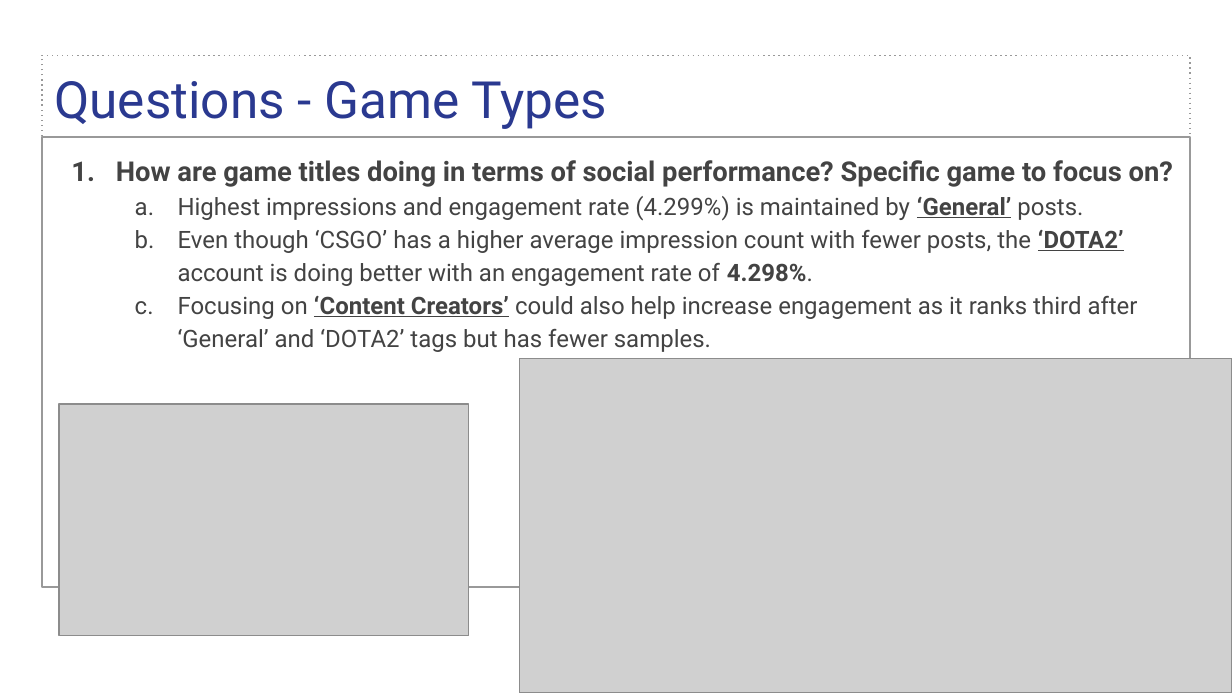
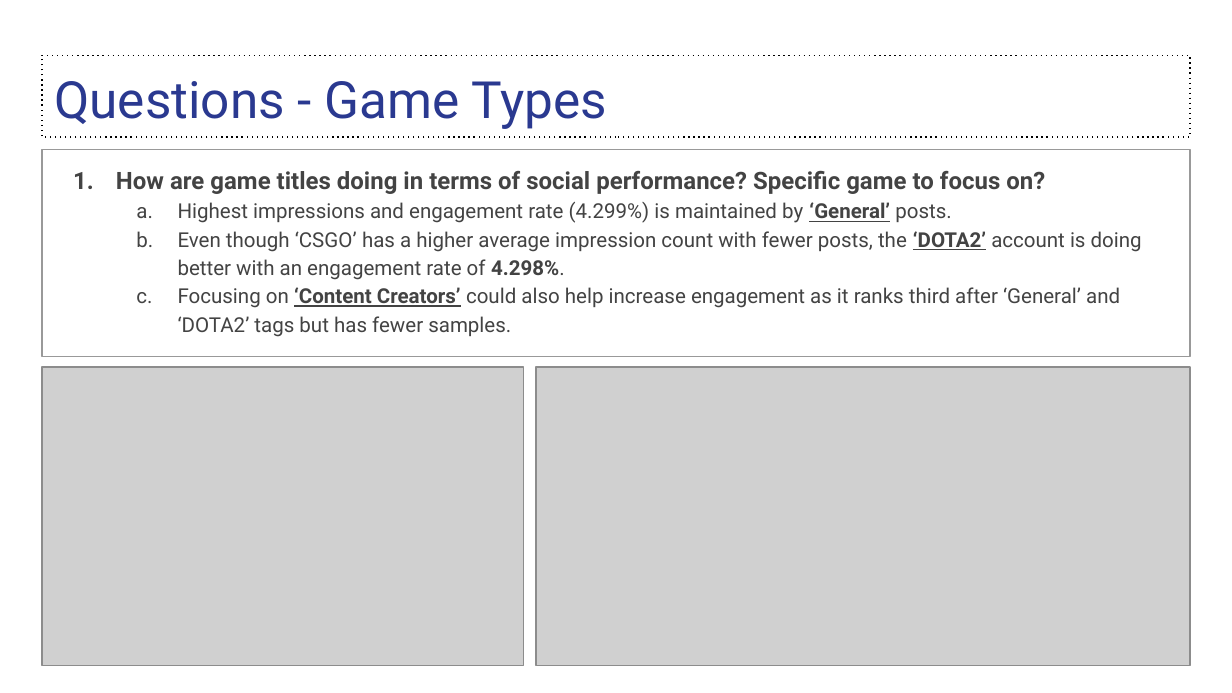
Before and after one commit to sidthakur08/EGxGeniusLeague, a slide deck: slide 8 of DA/EG Data Analysis Assessment .pptx. Drawn at 1232x693 pixels with LibreOffice and Linux fonts; fonts in the diff are those of the drawing; grey boxes stand for pictures. Boxes give left, top, right and bottom in pixels: in the first picture for what was removed or moved away, otherwise in the second. Text is boxed around its words. In the diff, an @@ line names an element or a change of style, - is before the commit and + after.

```diff
--- a/DA/EG Data Analysis Assessment .pptx
+++ b/DA/EG Data Analysis Assessment .pptx
@@ title "Questions - Game Types" at bbox=[42, 55, 1190, 137]: outline #999999 0.75 pt dashed to #000000 0.75 pt dashed @@
@@ text "How are game titles doing ...": place and size @@
-text "How are game titles doing ..." at bbox=[42, 137, 1190, 586]
+text "How are game titles doing ..." at bbox=[42, 149, 1190, 356]
@@ text "How are game titles doing ..." at bbox=[42, 149, 1190, 356]: size 16 to 14 pt in "How are game titles doing in terms ..."; size 14 to 12 pt in "Highest impressions and engagement rate (4.299%) is ...", "Even though ‘CSGO’ has a higher average ...", "Focusing on ‘Content Creators’ could also help ..."; indent changed @@
@@ picture: place and size @@
-picture at bbox=[59, 404, 469, 636]
+picture at bbox=[42, 367, 524, 665]
@@ picture: place and size @@
-picture at bbox=[520, 359, 1232, 692]
+picture at bbox=[536, 367, 1190, 665]
```
Also in this commit, not shown: 9 other slides changed, 2 slides added, 7 other files.
